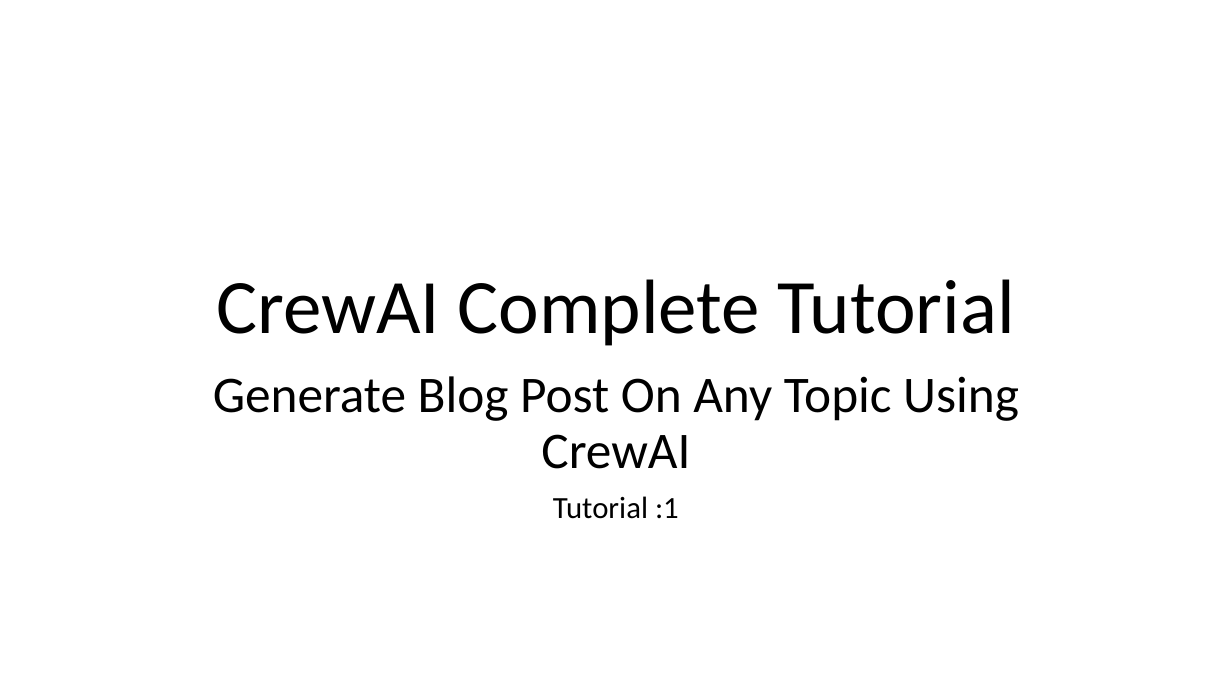
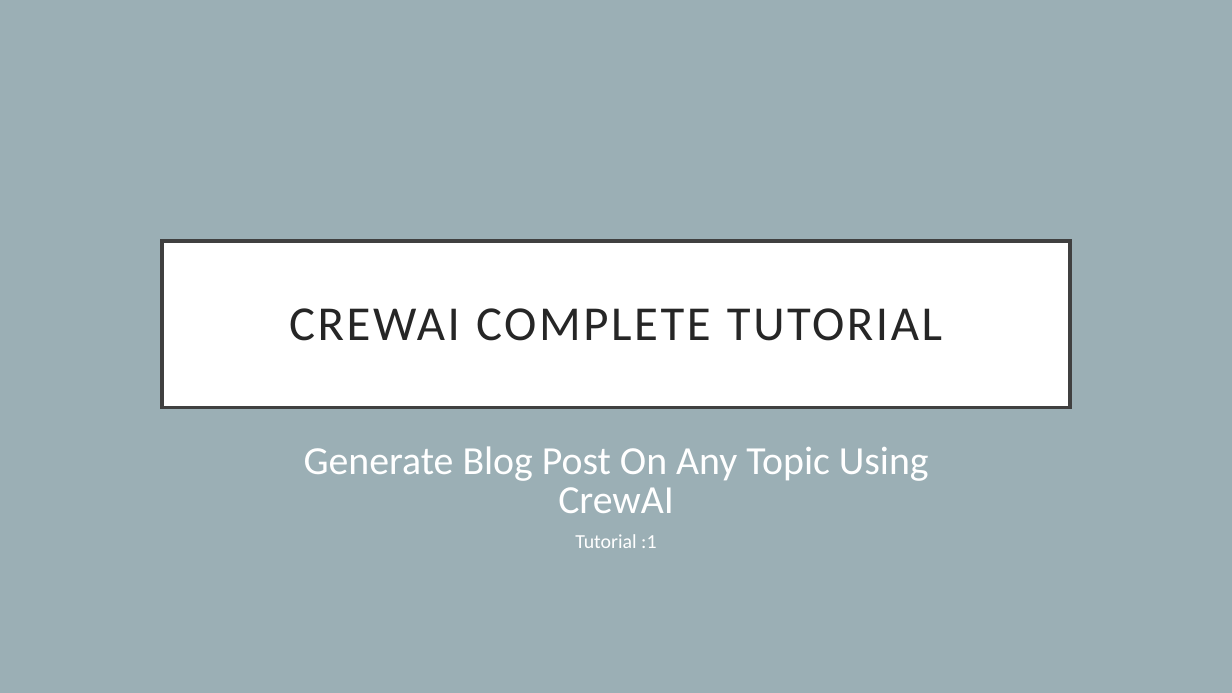
Before and after one commit to ronidas39/CrewAITutorial, a slide deck: slide 1 of tutorial1/Tutorial1.pptx. Drawn at 1232x693 pixels with LibreOffice and Linux fonts; fonts in the diff are those of the drawing. Boxes give left, top, right and bottom in pixels: in the first picture for what was removed or moved away, otherwise in the second. Text is boxed around its words. In the diff, an @@ line names an element or a change of style, - is before the commit and + after.

```diff
--- a/tutorial1/Tutorial1.pptx
+++ b/tutorial1/Tutorial1.pptx
@@ background #FFFFFF to #9BAFB5 @@
@@ title "CREWAI COMPLETE TUTORIAL": place and size @@
-title "CREWAI COMPLETE TUTORIAL" at [216, 279, 1015, 346]
+title "CREWAI COMPLETE TUTORIAL" at [162, 241, 1070, 408]
@@ title "CREWAI COMPLETE TUTORIAL" at [162, 241, 1070, 408]: vertical alignment bottom to middle; fill none to #FFFFFF; outline none to #404040 3 pt @@
@@ title at [289, 308, 942, 341]: text changed; size 60 to 38 pt; text colour #000000 to #262626 @@
-CrewAI Complete Tutorial
+CREWAI COMPLETE TUTORIAL
@@ subtitle "Generate Blog Post On Any ...": place and size @@
-subtitle "Generate Blog Post On Any ..." at [213, 376, 1019, 519]
+subtitle "Generate Blog Post On Any ..." at [304, 446, 929, 548]
@@ subtitle "Generate Blog Post On Any ..." at [304, 446, 929, 548]: size 40 to 31 pt in "Generate Blog Post On Any Topic Using ..."; text colour #000000 to #FFFFFF; size 24 to 15.5 pt in "Tutorial :1"; line spacing 0.9 to 0.8 @@
```
Also in this commit, not shown: 5 other slides changed, 4 other files.
